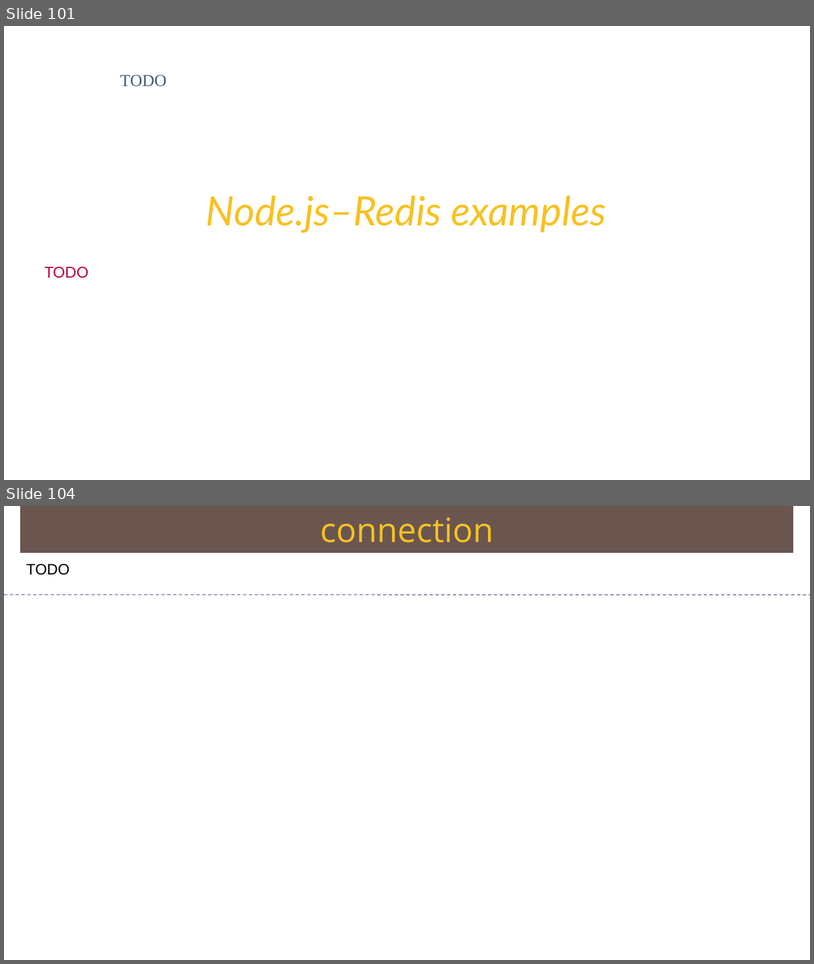
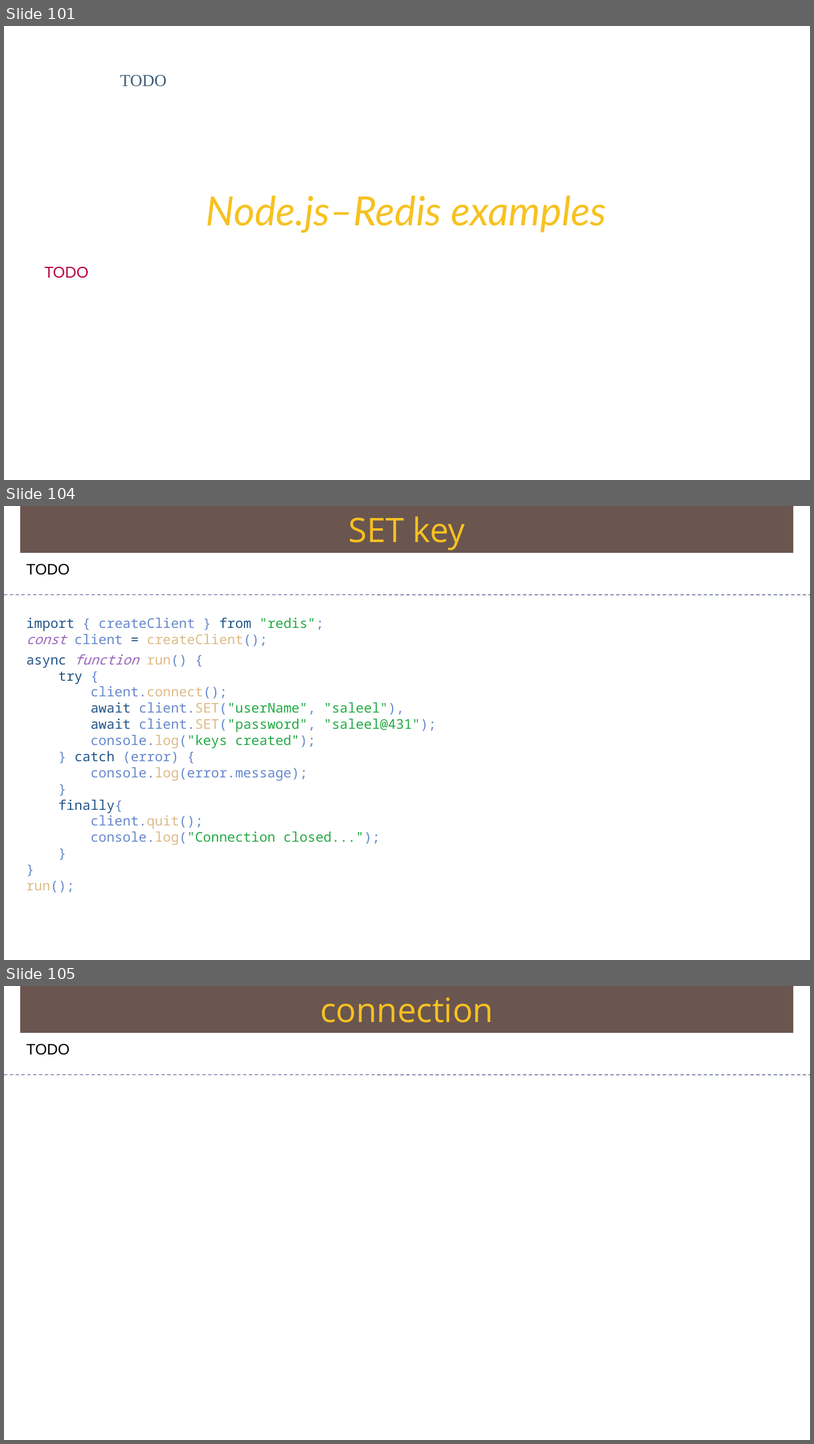
Before and after one commit to Saleel-Bagde/PPT-s, a slide deck: redis Ver2.pptx. Shown one above the other, each under a label of ours: slides 101 and 104 before the commit, slides 101, 104 and 105 after it; the slides between them are not shown. The pictures are 814x964 and 814x1444 pixels, drawn with LibreOffice and Linux fonts; fonts in the diff are those of the drawing. Boxes give left, top, right and bottom in pixels: in the first picture for what was removed or moved away, otherwise in the second. Text is boxed around its words. In the diff, an @@ line names an element or a change of style, - is before the commit and + after.

```diff
--- a/redis Ver2.pptx
+++ b/redis Ver2.pptx
@@ slide 104 added at box(4, 506, 810, 960), background #FFFFFF @@
@@ rectangle added at box(20, 506, 794, 553), fill #6A5650, 40 pt, text #F7C120 @@
+SET key
@@ text added at box(26, 564, 69, 575), 18 pt, text #000000 @@
+TODO
@@ line added from (4, 595) to (810, 595), #6E78A0 0.99 pt dashed @@
@@ text added at box(26, 618, 437, 892), 16 pt, text #6688CC @@
+import { createClient } from "redis";
+const client = createClient();
+async function run() {
+try {
+client.connect();
+await client.SET("userName", "saleel"),
+await client.SET("password", "saleel@431");
+console.log("keys created");
+} catch (error) {
+console.log(error.message);
+}
+finally{
+client.quit();
+console.log("Connection closed...");
+}
+}
+run();
@@ what was slide 104 is now slide 105 @@
```
Also in this commit, not shown: 1 slide changed, 1 other slide added, 1 slide removed.
